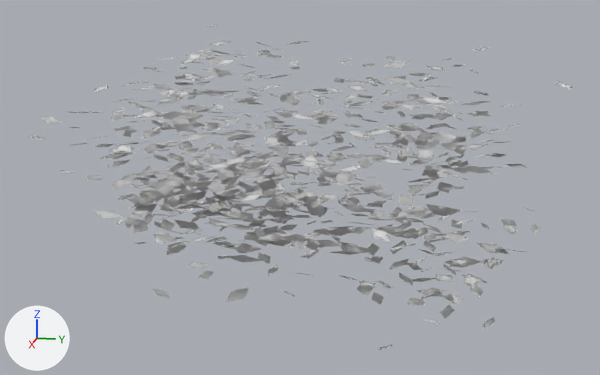
Two versions of the OBJ model assets/tts/ancients-r22/leaves-3.obj, one commit apart.
One viewpoint serves both versions: a 50 mm camera at (10.04, 2.23, 6.69) aimed at (0.04, 0.23, 4.19). The axes (+X, +Y, +Z) are drawn at lower left. The lights are the same throughout. The older version comes first. Where no turn or scale is listed for an object, it has been applied to the vertices.

The first picture shows 'leaves-3'.
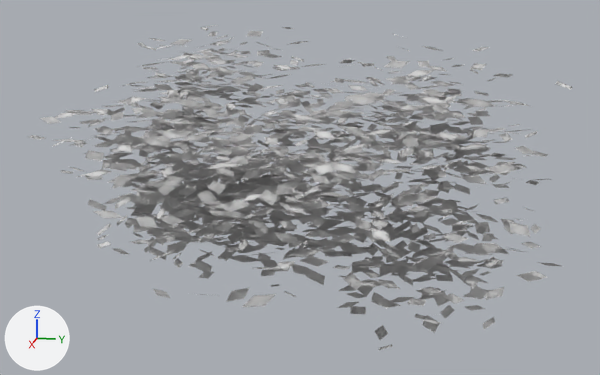
Where the change shows, as pixel boxes (x1, y1, x2, y2) in the pictures (600 x 375 px):
part 1 of me_leaves_3, added: after (139, 150, 148, 158)
part 2 of me_leaves_3, added: after (52, 27, 564, 340)

The change in detail:
me_leaves_3 is used by ob_leaves_3; location (0.0, 0.0, 0.0).
me_leaves_3 had 3800 vertices, 3800 faces and spanned x -3.17..2.74, y -2.99..3.45, z 2.79..6.11.
me_leaves_3 now has 9600 vertices, 9600 faces and spans x -3.3..3.27, y -2.99..3.45, z 2.75..6.11.
me_leaves_3 part 1: the loose piece of 4 vertices spanning x 0.89..1.06, y -1.72..-1.58, z 4.95..5.0 is copied, and the copy is moved by (-0.06, 0.16, -0.25); it spans x 0.82..1.0, y -1.56..-1.41, z 4.7..4.75.
me_leaves_3 part 2: 5796 vertices added at x -3.3..3.27, y -2.7..3.35, z 2.75..6.07.
